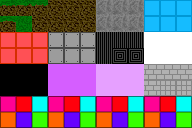
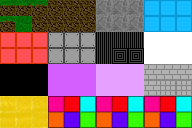
The second 192x128 image is a revision of the first. Changes to its layers:
added layer "Sand" above "Brick" over [0, 96, 48, 128]
painted on "Grass0" over [0, 96, 48, 128]